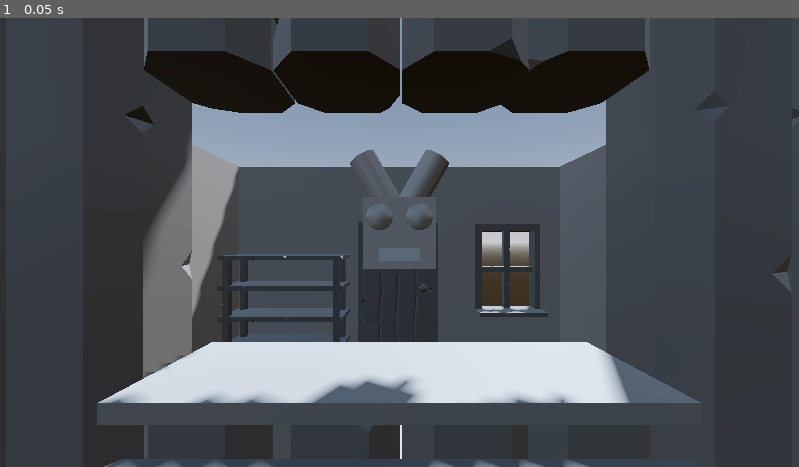
Above: before the commit, frame 1.
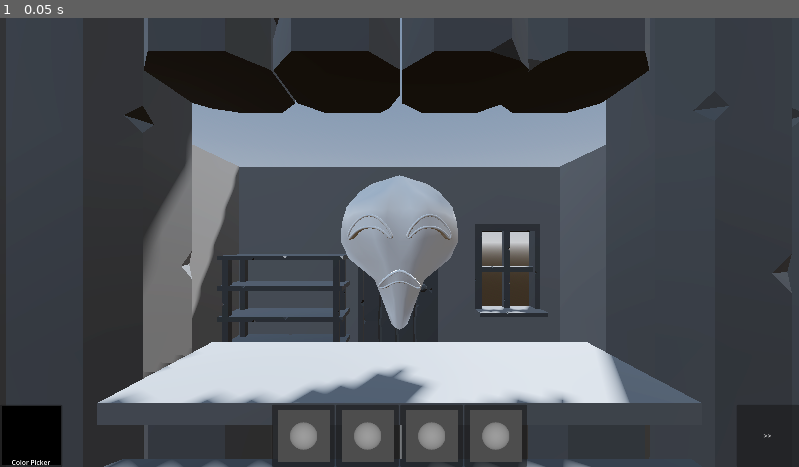
Above: after the commit, the same moment.

Repository: Xzaver/Bausparvertrag-GGJam-2026
Game: Godot game, scene res://game/game.tscn
Two runs of this game, one before a commit and one after it. Both use one fixed random seed, a clock stepped at 60 frames per second and the inputs below. This scene is started directly instead of the project's main scene.
Inputs:
- Up to frame 1 (0.05 s): no input

The runs differ from the first frame. In frame 1, 7.7% of the frame differs, in the area x 0-100%, y 29-100%.

Commit message:
[GAME_SCENE] Add mask Meshs, Add UI to main Scene

Diff:
--- a/game/UI_FrontEnd/ui_front_end_node.tscn
+++ b/game/UI_FrontEnd/ui_front_end_node.tscn
@@ -28,6 +28,7 @@
 debug_mesh_container = NodePath("Node3D/MeshContainer")
 
 [node name="Header" type="MarginContainer" parent="." unique_id=594615917]
+visible = false
 layout_mode = 0
 offset_right = 40.0
 offset_bottom = 40.0
@@ -387,6 +388,7 @@
 text = ">>"
 
 [node name="DEBUG" type="Button" parent="Footer_Container" unique_id=1296362463]
+visible = false
 custom_minimum_size = Vector2(50, 50)
 layout_mode = 2
 size_flags_horizontal = 4
@@ -394,6 +396,7 @@
 text = "DEBUG"
 
 [node name="Node3D" type="Node3D" parent="." unique_id=226628662]
+visible = false
 script = ExtResource("2_y2ony")
 
 [node name="Camera3D" type="Camera3D" parent="Node3D" unique_id=1749789434]
--- a/game/game.tscn
+++ b/game/game.tscn
@@ -1,9 +1,13 @@
-[gd_scene format=3 uid="uid://cq1syltpiiswv"]
+[gd_scene format=3 uid="uid://cry7tttsbil0f"]
 
-[ext_resource type="Script" path="res://game/game.gd" id="1_l1rk1"]
+[ext_resource type="Script" uid="uid://bbw7djgavoxo4" path="res://game/game.gd" id="1_l1rk1"]
 [ext_resource type="PackedScene" uid="uid://cd1a0ufvbeexe" path="res://game/core/GameLoop.tscn" id="2_h7iqs"]
 [ext_resource type="PackedScene" uid="uid://bocv7txk50p4d" path="res://game/maskContructor/maskConstructor.tscn" id="3_4fuuu"]
+[ext_resource type="PackedScene" uid="uid://dqb5huwrc4ohg" path="res://game/UI_FrontEnd/ui_front_end_node.tscn" id="5_dakft"]
 [ext_resource type="PackedScene" uid="uid://bk0qm484ny6gm" path="res://assets/levelCompononents/Room/Room.gltf" id="5_dxrkv"]
+[ext_resource type="PackedScene" uid="uid://rsqy8jlewifb" path="res://assets/levelCompononents/Happy_Eyes/Happy_eyes.gltf" id="5_y36n6"]
+[ext_resource type="PackedScene" uid="uid://cesojvhgn8hmi" path="res://assets/levelCompononents/Sad_Mouth/Sad_Mouth.gltf" id="6_l8g03"]
+[ext_resource type="PackedScene" uid="uid://ci16vrxn4s8mr" path="res://assets/levelCompononents/Mask_Shape/Mask_Shape.gltf" id="7_j8tme"]
 
 [sub_resource type="ProceduralSkyMaterial" id="ProceduralSkyMaterial_4fuuu"]
 sky_horizon_color = Color(0.66224277, 0.6717428, 0.6867428, 1)
@@ -63,28 +67,39 @@
 
 [node name="MeshInstance3D4" type="MeshInstance3D" parent="Workbench/MaskConstruct/EyesOrig" unique_id=1132119206]
 transform = Transform3D(0.135, 0, 0, 0, 0.135, 0, 0, 0, 0.135, -0.08, 0, 0)
+visible = false
 mesh = SubResource("SphereMesh_4fuuu")
 
 [node name="MeshInstance3D5" type="MeshInstance3D" parent="Workbench/MaskConstruct/EyesOrig" unique_id=1411153325]
 transform = Transform3D(0.135, 0, 0, 0, 0.135, 0, 0, 0, 0.135, 0.08, 0, 0)
+visible = false
 mesh = SubResource("SphereMesh_4fuuu")
+
+[node name="Happy_eyes2" parent="Workbench/MaskConstruct/EyesOrig" unique_id=1578115889 instance=ExtResource("5_y36n6")]
+transform = Transform3D(1, 0, 0, 0, -4.371139e-08, -1, 0, 1, -4.371139e-08, 0, -0.1123867, -0.026047945)
 
 [node name="MouthOrig" type="Node3D" parent="Workbench/MaskConstruct" unique_id=800610969]
 transform = Transform3D(-4.371139e-08, 0, 1, 0, 1, 0, -1, 0, -4.371139e-08, 0, 1.8227699, 1.3368027)
 
 [node name="MeshInstance3D3" type="MeshInstance3D" parent="Workbench/MaskConstruct/MouthOrig" unique_id=1169488896]
 transform = Transform3D(0.15944701, 0, 0, 0, 0.15944701, 0, 0, 0, 0.15944701, 0, 0, 0)
+visible = false
 mesh = SubResource("PrismMesh_dxrkv")
+
+[node name="Sad_Mouth2" parent="Workbench/MaskConstruct/MouthOrig" unique_id=1420715533 instance=ExtResource("6_l8g03")]
+transform = Transform3D(-8.742278e-08, -1, -3.5527137e-15, -3.5527137e-15, 3.5527137e-15, -1, 1, -8.742278e-08, -1.5529405e-22, -0.021644235, 0, -9.460983e-10)
 
 [node name="TopOrig" type="Node3D" parent="Workbench/MaskConstruct" unique_id=1123904473]
 transform = Transform3D(1, 0, 0, 0, 1, 0, 0, 0, 1, 0, 2.0726655, 1.3286641)
 
 [node name="MeshInstance3D2" type="MeshInstance3D" parent="Workbench/MaskConstruct/TopOrig" unique_id=1294761666]
 transform = Transform3D(0.099592924, -0.0575, 0, 0.0575, 0.099592924, 0, 0, 0, 0.115, -0.1, 0, 0)
+visible = false
 mesh = SubResource("CylinderMesh_dakft")
 
 [node name="MeshInstance3D3" type="MeshInstance3D" parent="Workbench/MaskConstruct/TopOrig" unique_id=679068309]
 transform = Transform3D(0.099592924, 0.0575, 0, -0.0575, 0.099592924, 0, 0, 0, 0.115, 0.1, 0, 0)
+visible = false
 mesh = SubResource("CylinderMesh_dakft")
 
 [node name="ShapeOrig" type="Node3D" parent="Workbench/MaskConstruct" unique_id=1568701089]
@@ -92,6 +107,12 @@
 
 [node name="MeshInstance3D" type="MeshInstance3D" parent="Workbench/MaskConstruct/ShapeOrig" unique_id=699160008]
 transform = Transform3D(0.2912028, 0, 0, 0, 0.2912028, 0, 0, 0, 0.122320436, 0, 0, 0)
+visible = false
 mesh = SubResource("BoxMesh_u5opy")
 
+[node name="Mask_Shape" parent="Workbench/MaskConstruct/ShapeOrig" unique_id=1938990181 instance=ExtResource("7_j8tme")]
+transform = Transform3D(1, 0, -3.5527137e-15, 0, -4.371139e-08, -1, -3.5527137e-15, 1, -4.371139e-08, 4.440892e-16, -0.031895638, -0.010597706)
+
+[node name="UI_FrontEnd_Node" parent="." unique_id=1647626456 instance=ExtResource("5_dakft")]
+
 [editable path="MaskConstructor"]
--- a/project.godot
+++ b/project.godot
@@ -19,6 +19,11 @@
 
 MaskResourceManager="*uid://deswofn2khbds"
 
+[display]
+
+window/size/viewport_width=1920
+window/size/viewport_height=1080
+
 [input]
 
 DebugNextState={
Not shown: 1 places in game/UI_FrontEnd/ui_front_end_node.tscn that only renumber resources
